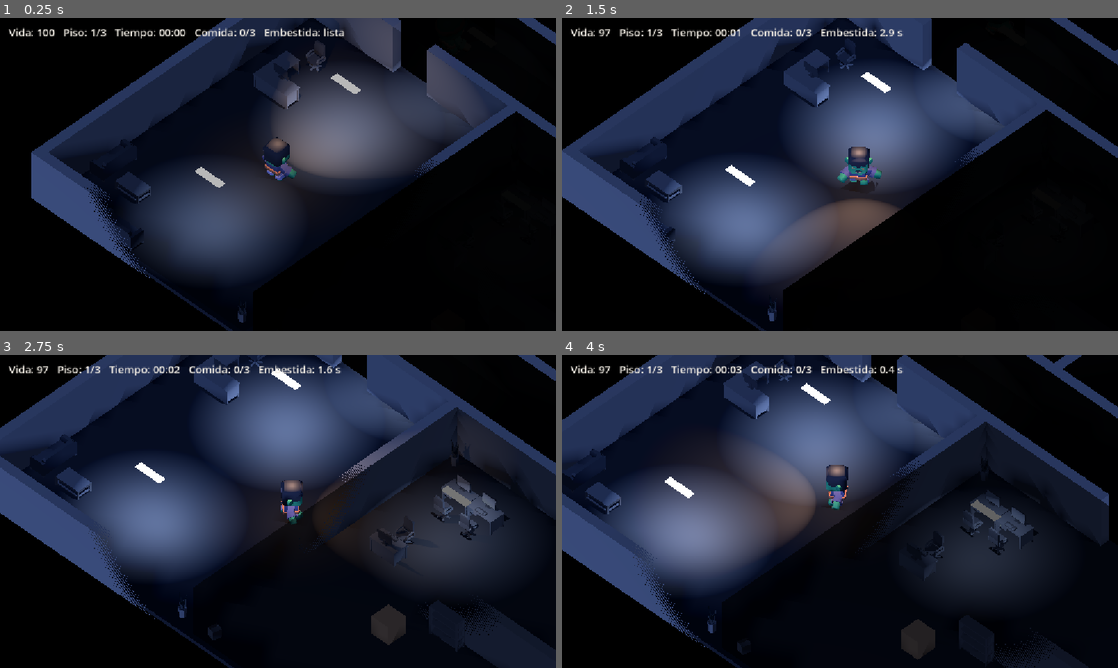
Above: before the commit, frames 1-4 (two rows, left to right).
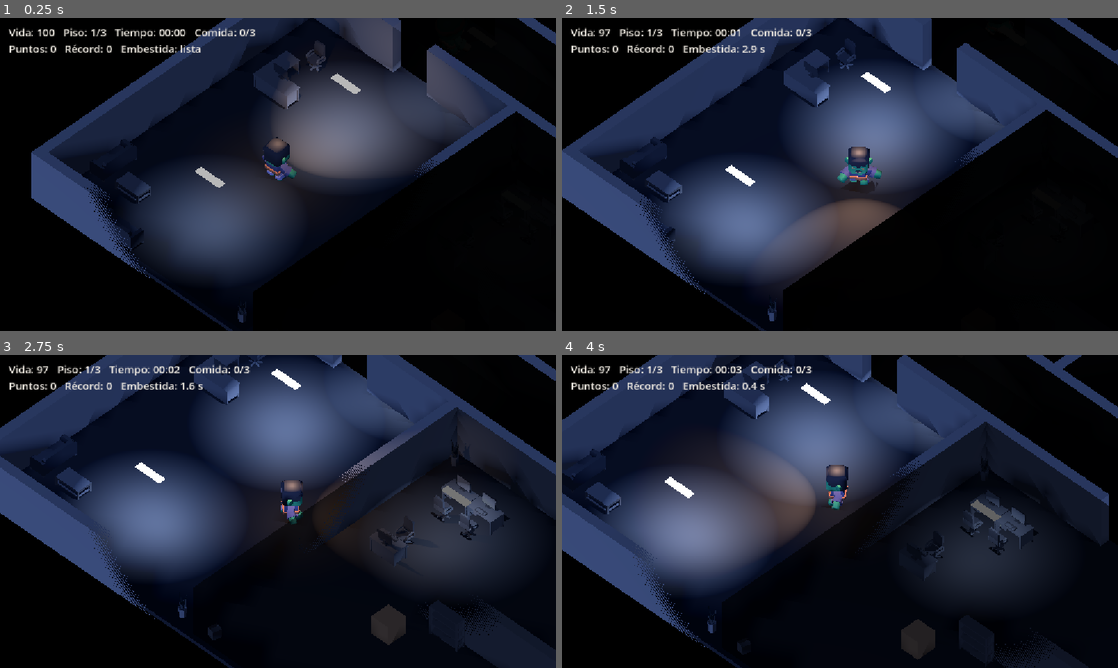
Above: after the commit, the same moments.

Repository: SofiaRubiano10/Zombivors_4to
Game: Godot game, scene res://main.tscn
The game is run twice, just before and just after one commit, with the same random seed, the same clock (stepped at 60 frames per second) and the same inputs.
Inputs:
- Up to frame 1 (0.25 s): no input
- Up to frame 2 (1.5 s): tap Enter at 0.5 s; hold D (move_right) 0.53-1.28 s; hold Shift (correr) 0.53-1.28 s; hold S (move_down) from 1.28 s (still down); tap Space (embestir) at 1.35 s
- Up to frame 3 (2.75 s): release S (move_down) at 2.03 s; hold D (move_right) from 2.03 s (still down); tap E (interactuar) at 2.1 s
- Up to frame 4 (4 s): release D (move_right) at 2.78 s; hold W (move_up) 2.78-3.53 s; tap F at 2.85 s; hold A (move_left) from 3.53 s (still down); tap G at 3.6 s

The runs differ from the first frame. In frame 1, 0.7% of the frame differs, in the area x 1-62%, y 3-12%; in frame 2, 0.7%; in frame 3, 0.6%; in frame 4, 0.7%.

Commit message:
C5-05 puntuación y récord
Creé puntuacion.gd: +100 por alimento, +250 por humano devorado, y al ganar un piso +10 por cada segundo que sobre antes del cierre, con todo el piso x1.5 si no te golpearon. El total se acumula en toda la run y el récord se guarda con ConfigFile en user://, así que sigue ahí al cerrar el juego. Probé las cuentas: (200 + 250 + 2000) x 1.5 = 3675. El HUD muestra puntos y récord.

Co-authored-by: SofiaRubiano10 <10sofiarubiano@gmail.com>

Diff:
--- a/hud.gd
+++ b/hud.gd
@@ -150,8 +150,11 @@
 		linea += "   Tiempo: " + partida.reloj_texto(partida.tiempo)
 		if partida.metas > 0:
 			linea += "   Comida: " + str(mini(partida.hechas, partida.metas)) + "/" + str(partida.metas)
+		var puntos = get_tree().get_first_node_in_group("puntuacion")
+		if puntos != null:
+			linea += "\nPuntos: " + str(puntos.en_curso()) + "   Récord: " + str(maxi(puntos.record, 0))
 		if not Mutaciones.elegidas.is_empty():
-			linea += "\nMutaciones: " + ", ".join(Mutaciones.elegidas)
+			linea += "   Mutaciones: " + ", ".join(Mutaciones.elegidas)
 		if embestida != null:
 			linea += "   Embestida: " + texto_embestida()
 		if partida.tarde:
--- a/main.tscn
+++ b/main.tscn
@@ -22,6 +22,7 @@
 [ext_resource type="Script" path="res://navegacion.gd" id="25_navegacion"]
 [ext_resource type="Script" path="res://zona.gd" id="26_zona"]
 [ext_resource type="PackedScene" path="res://pantalla_mutaciones.tscn" id="27_mutaciones"]
+[ext_resource type="Script" path="res://puntuacion.gd" id="28_puntuacion"]
 [ext_resource type="Script" uid="uid://bkla71jhomhhe" path="res://mueble.gd" id="30_mueble"]
 [ext_resource type="PackedScene" uid="uid://b5hlfccmpria" path="res://muebles/bookcaseClosed.glb" id="m_bookcaseClosed"]
 [ext_resource type="PackedScene" uid="uid://b4set1tppnf3n" path="res://muebles/bookcaseClosedWide.glb" id="m_bookcaseClosedWide"]
@@ -1501,6 +1502,9 @@
 [node name="Partida" type="Node" parent="." unique_id=1105442492]
 script = ExtResource("16_partida")
 
+[node name="Puntuacion" type="Node" parent="."]
+script = ExtResource("28_puntuacion")
+
 [node name="HUD" parent="." unique_id=1635678149 instance=ExtResource("17_hud")]
 
 [node name="PantallaMutaciones" parent="." instance=ExtResource("27_mutaciones")]
--- /dev/null
+++ b/puntuacion.gd
@@ -0,0 +1,99 @@
+class_name Puntuacion
+extends Node
+
+# Clase 5 - Tarea B (María Sofía): puntuación y récord guardado.
+# Pilar 4, una partida más. Contrato: grupo "puntuacion", sumar(puntos, motivo),
+# total y record.
+#  - +100 por alimento comido y +250 por humano devorado.
+#  - Al ganar un piso: +10 por cada segundo que sobre antes del cierre de la salida,
+#    y todo lo del piso x1.5 si no recibiste ni un golpe (la descomposición no cuenta).
+#  - El récord se guarda en disco (ConfigFile en user://): sobrevive a cerrar el juego.
+# total y devorados son static: se acumulan durante toda la run.
+
+# static para que las pruebas puedan usar otro archivo y no pisar el récord real.
+static var archivo = "user://zombivors.cfg"
+
+static var total = 0
+static var devorados = 0
+static var record = -1
+
+# Lo ganado en este piso; se suma al total al terminarlo.
+var puntos_zona = 0
+var sin_danio = true
+var nuevo_record = false
+var partida = null
+
+func _ready():
+	add_to_group("puntuacion")
+	if record < 0:
+		record = leer_record()
+	call_deferred("conectar")
+
+func conectar():
+	partida = get_tree().get_first_node_in_group("partida")
+	if partida != null:
+		# Piso 1 = run nueva: el puntaje vuelve a cero.
+		if partida.zona == 1:
+			total = 0
+			devorados = 0
+		partida.meta.connect(_al_comer)
+		partida.terminada.connect(_al_terminar)
+	var pj = get_tree().get_first_node_in_group("jugador")
+	var salud = pj.get_node_or_null("Salud") if pj != null else null
+	if salud != null:
+		salud.golpeado.connect(func(_d): sin_danio = false)
+	for h in get_tree().get_nodes_in_group("humanos"):
+		conectar_humano(h)
+	for h in get_tree().get_nodes_in_group("cazador"):
+		conectar_humano(h)
+
+func conectar_humano(h):
+	if not h.devorado_signal.is_connected(_al_devorar):
+		h.devorado_signal.connect(_al_devorar)
+
+func sumar(puntos, motivo):
+	puntos_zona += puntos
+	print("+", puntos, " (", motivo, ") · piso ", puntos_zona, " · run ", total + puntos_zona)
+
+# La Partida emite meta(hechas, total) al empezar (hechas = 0) y con cada alimento.
+func _al_comer(hechas, _metas):
+	if hechas > 0:
+		sumar(100, "alimento")
+
+func _al_devorar():
+	devorados += 1
+	sumar(250, "humano devorado")
+
+func _al_terminar(estado, _motivo):
+	if estado == partida.Estado.GANO:
+		var sobra = maxf(0.0, partida.tiempo_tarde - partida.tiempo)
+		sumar(int(sobra) * 10, str(int(sobra)) + " s de sobra")
+		if sin_danio:
+			puntos_zona = int(round(puntos_zona * 1.5))
+			print("x1.5 sin daño · piso ", puntos_zona)
+	total += puntos_zona
+	puntos_zona = 0
+	if fin_de_run(estado) and total > record:
+		record = total
+		nuevo_record = true
+		guardar_record()
+		print("NUEVO RÉCORD ", record)
+
+func fin_de_run(estado):
+	return estado != partida.Estado.GANO or partida.ultima_zona()
+
+# Lo que se ve en el HUD durante la run.
+func en_curso():
+	return total + puntos_zona
+
+static func leer_record():
+	var cfg = ConfigFile.new()
+	if cfg.load(archivo) != OK:
+		return 0
+	return int(cfg.get_value("record", "puntos", 0))
+
+static func guardar_record():
+	var cfg = ConfigFile.new()
+	cfg.load(archivo)
+	cfg.set_value("record", "puntos", record)
+	cfg.save(archivo)
Not shown, added: puntuacion.gd.uid
